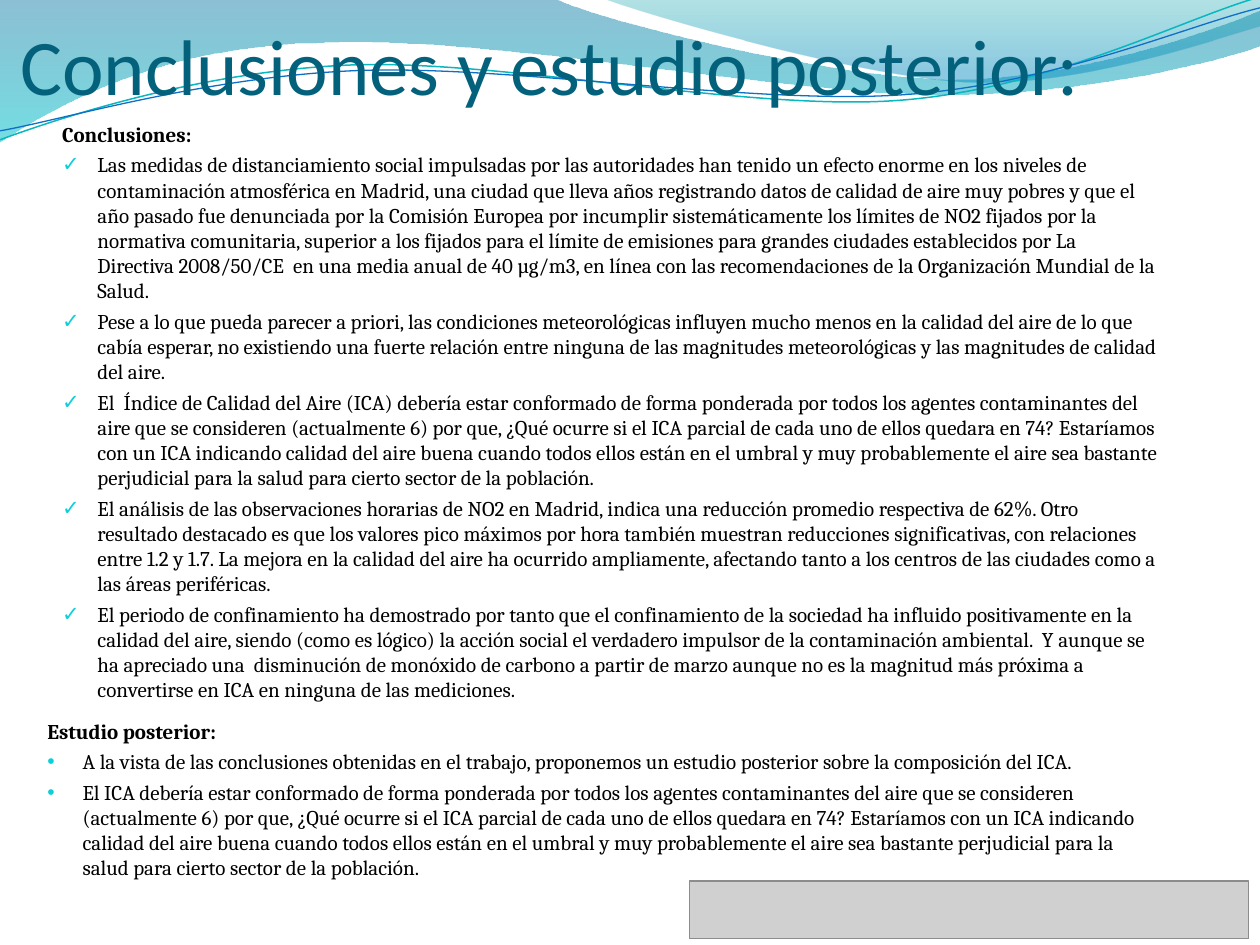
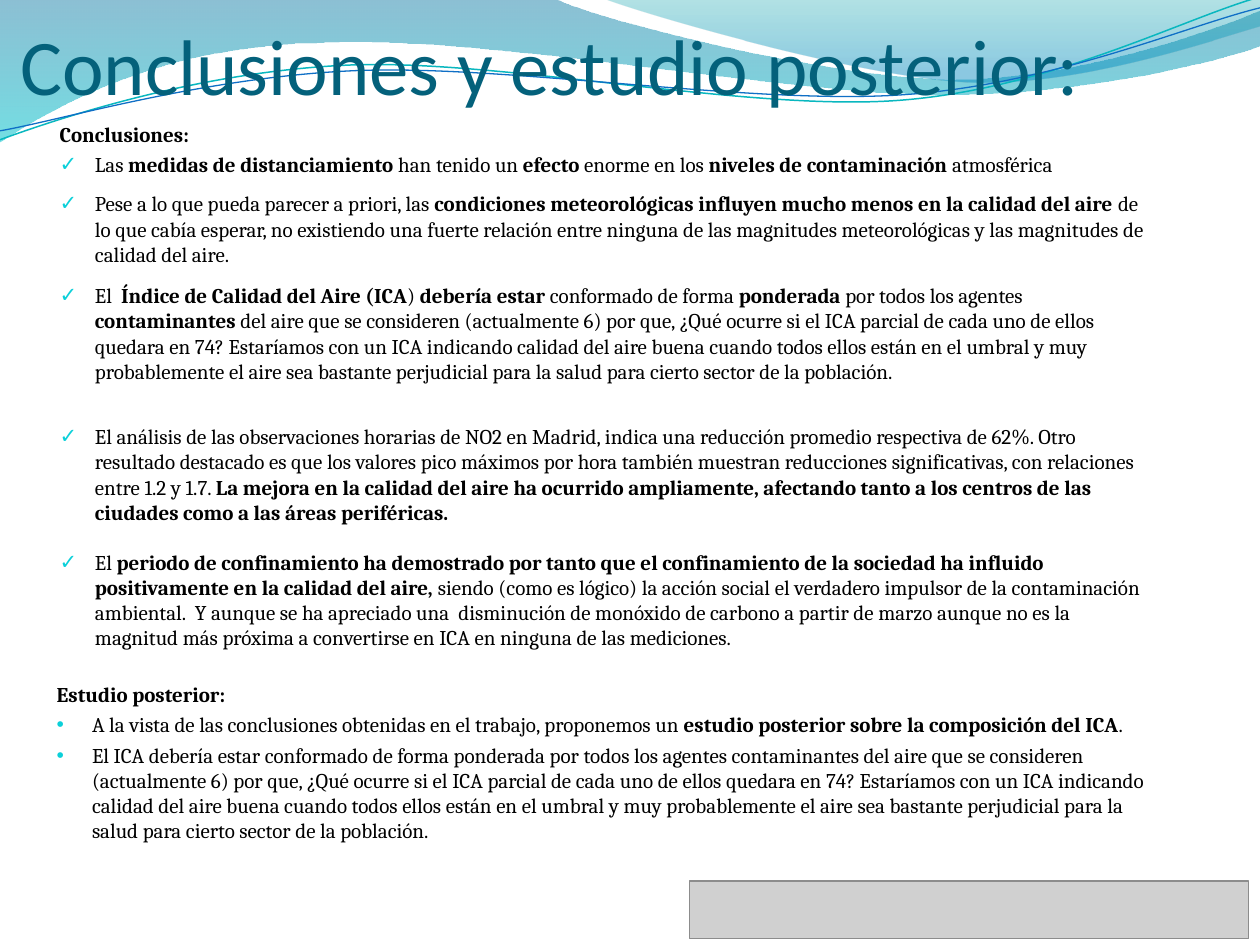
Before and after one commit to Big-Data-Equipo-7/Proyecto, a slide deck: slide 11 of GRUPO7-Calidad del aire en la Comunidad de Madrid_v4.pptx. Drawn at 1260x945 pixels with LibreOffice and Linux fonts; fonts in the diff are those of the drawing; grey boxes stand for pictures; background and template pictures are left out. Boxes give left, top, right and bottom in pixels: in the first picture for what was removed or moved away, otherwise in the second. Text is boxed around its words. In the diff, an @@ line names an element or a change of style, - is before the commit and + after.

Commit message:
Modificación hojas tecnologías y conclusiones
Modificación hojas tecnologías y conclusiones

```diff
--- a/GRUPO7-Calidad del aire en la Comunidad de Madrid_v4.pptx
+++ b/GRUPO7-Calidad del aire en la Comunidad de Madrid_v4.pptx
@@ text at bbox=[95, 157, 1052, 173]: text changed; bold on @@
-✓ Las medidas de distanciamiento social impulsadas por las autoridades han tenido un efecto enorme en los niveles de contaminación atmosférica en Madrid, una ciudad que lleva años registrando datos de calidad de aire muy pobres y que el año pasado fue denunciada por la Comisión Europea por incumplir sistemáticamente los límites de NO2 fijados por la normativa comunitaria, superior a los fijados para el límite de emisiones para grandes ciudades establecidos por La Directiva 2008/50/CE en una media anual de 40 µg/m3, en línea con las recomendaciones de la Organización Mundial de la Salud.
-✓ Pese a lo que pueda parecer a priori, las condiciones meteorológicas influyen mucho menos en la calidad del aire de lo que cabía esperar, no existiendo una fuerte relación entre ninguna de las magnitudes meteorológicas y las magnitudes de calidad del aire.
-✓ El Índice de Calidad del Aire (ICA) debería estar conformado de forma ponderada por todos los agentes contaminantes del aire que se consideren (actualmente 6) por que, ¿Qué ocurre si el ICA parcial de cada uno de ellos quedara en 74? Estaríamos con un ICA indicando calidad del aire buena cuando todos ellos están en el umbral y muy probablemente el aire sea bastante perjudicial para la salud para cierto sector de la población.
-✓ El análisis de las observaciones horarias de NO2 en Madrid, indica una reducción promedio respectiva de 62%. Otro resultado destacado es que los valores pico máximos por hora también muestran reducciones significativas, con relaciones entre 1.2 y 1.7. La mejora en la calidad del aire ha ocurrido ampliamente, afectando tanto a los centros de las ciudades como a las áreas periféricas.
-✓ El periodo de confinamiento ha demostrado por tanto que el confinamiento de la sociedad ha influido positivamente en la calidad del aire, siendo (como es lógico) la acción social el verdadero impulsor de la contaminación ambiental. Y aunque se ha apreciado una disminución de monóxido de carbono a partir de marzo aunque no es la magnitud más próxima a convertirse en ICA en ninguna de las mediciones.
+✓ Las medidas de distanciamiento han tenido un efecto enorme en los niveles de contaminación atmosférica
@@ text added at bbox=[95, 196, 1143, 262], 12 pt, text #000000 @@
+✓ Pese a lo que pueda parecer a priori, las condiciones meteorológicas influyen mucho menos en la calidad del aire de lo que cabía esperar, no existiendo una fuerte relación entre ninguna de las magnitudes meteorológicas y las magnitudes de calidad del aire.
@@ text added at bbox=[95, 284, 1094, 384], 12 pt, text #000000 @@
+✓ El Índice de Calidad del Aire (ICA) debería estar conformado de forma ponderada por todos los agentes contaminantes del aire que se consideren (actualmente 6) por que, ¿Qué ocurre si el ICA parcial de cada uno de ellos quedara en 74? Estaríamos con un ICA indicando calidad del aire buena cuando todos ellos están en el umbral y muy probablemente el aire sea bastante perjudicial para la salud para cierto sector de la población.
@@ text added at bbox=[95, 429, 1134, 525], 12 pt, text #000000 @@
+✓ El análisis de las observaciones horarias de NO2 en Madrid, indica una reducción promedio respectiva de 62%. Otro resultado destacado es que los valores pico máximos por hora también muestran reducciones significativas, con relaciones entre 1.2 y 1.7. La mejora en la calidad del aire ha ocurrido ampliamente, afectando tanto a los centros de las ciudades como a las áreas periféricas.
@@ text added at bbox=[95, 555, 1140, 650], 12 pt, text #000000 @@
+✓ El periodo de confinamiento ha demostrado por tanto que el confinamiento de la sociedad ha influido positivamente en la calidad del aire, siendo (como es lógico) la acción social el verdadero impulsor de la contaminación ambiental. Y aunque se ha apreciado una disminución de monóxido de carbono a partir de marzo aunque no es la magnitud más próxima a convertirse en ICA en ninguna de las mediciones.
@@ text "Estudio posterior:": place and size @@
-text "Estudio posterior:" at bbox=[47, 724, 1135, 880]
+text "Estudio posterior:" at bbox=[57, 687, 1144, 843]
@@ text at bbox=[92, 717, 1123, 737]: bold on in "estudio posterior sobre la composición del ICA." @@
```
Also in this commit, not shown: 1 other slide changed, 2 slides added, 1 slide removed.
